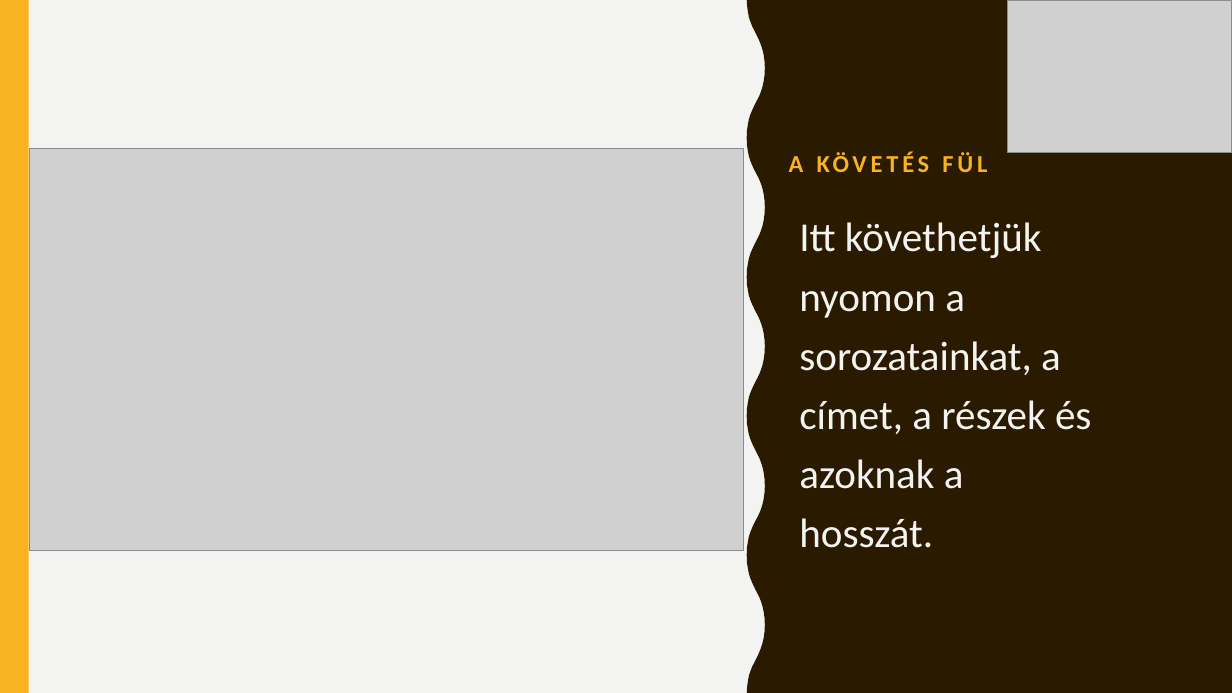
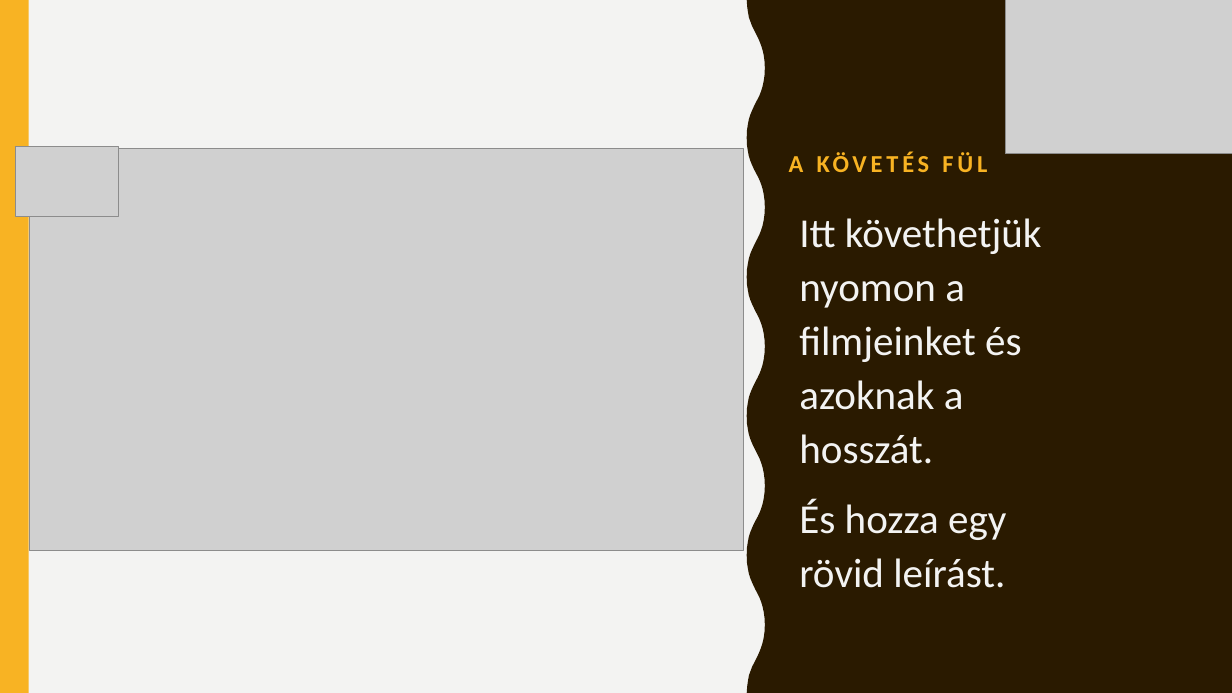
Before and after one commit to zorrrozotya/SFMproject, a slide deck: slide 6 of bemutato/Prezentacio.pptx (slide 4 before the commit). Drawn at 1232x693 pixels with LibreOffice and Linux fonts; fonts in the diff are those of the drawing; grey boxes stand for pictures. Boxes give left, top, right and bottom in pixels: in the first picture for what was removed or moved away, otherwise in the second. Text is boxed around its words. In the diff, an @@ line names an element or a change of style, - is before the commit and + after.

```diff
--- a/bemutato/Prezentacio.pptx
+++ b/bemutato/Prezentacio.pptx
@@ picture added at [1006, 0, 1232, 153] @@
@@ picture added at [16, 147, 118, 216] @@
@@ text at [799, 218, 1042, 588]: text changed @@
-Itt követhetjük nyomon a sorozatainkat, a címet, a részek és azoknak a hosszát.
+Itt követhetjük nyomon a filmjeinket és azoknak a hosszát.
+És hozza egy rövid leírást.
```
Also in this commit, not shown: 7 other slides changed, 5 slides added, 1 slide removed, 17 other files.
